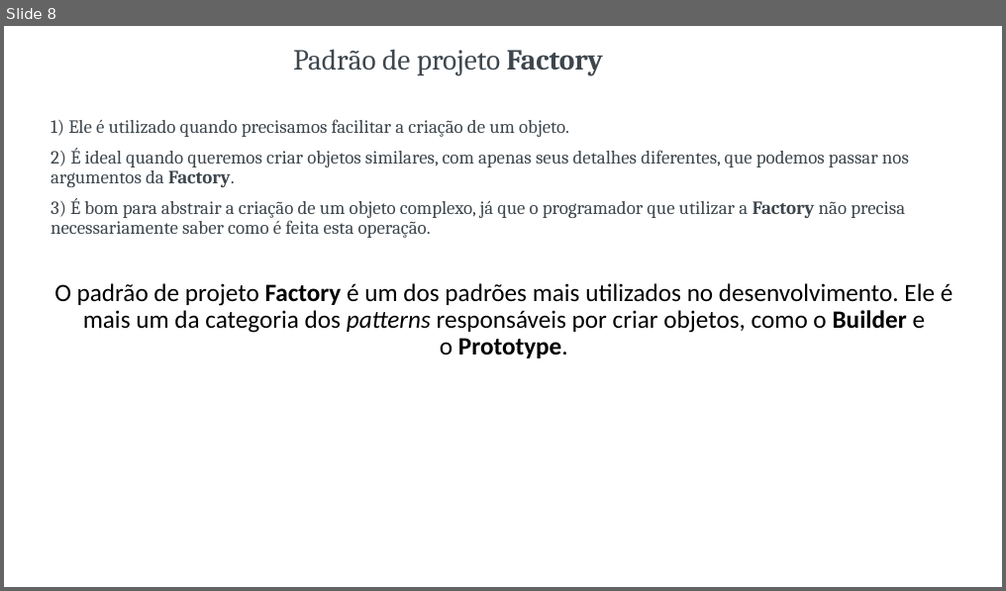
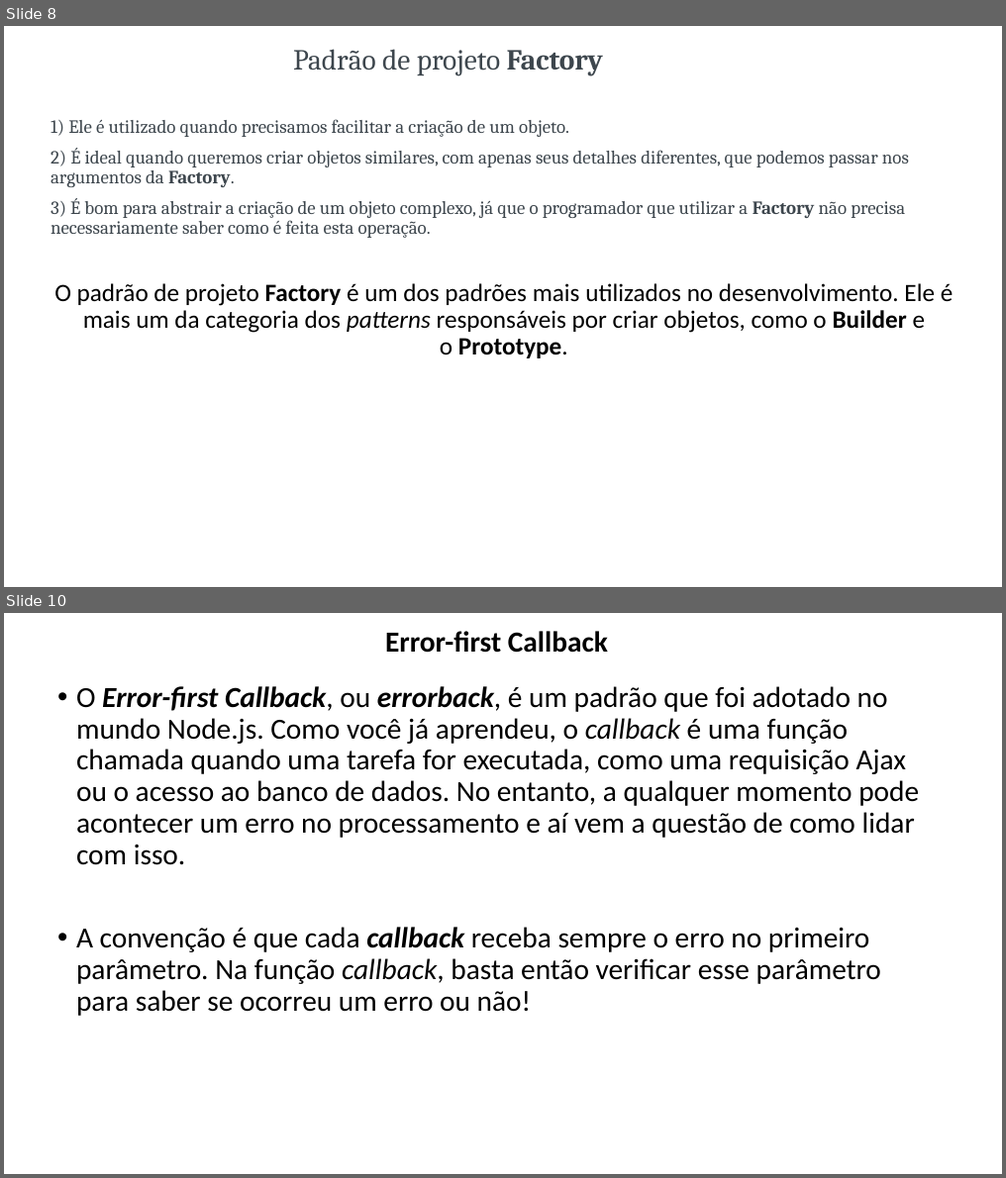
Before and after one commit to lacsousa/js-es6-oo-pp-avanc1, a slide deck: docs/JS Avançado 1-2-3-resumo.pptx. Shown one above the other, each under a label of ours: slide 8 before the commit, slides 8 and 10 after it; the slides between them are not shown. The pictures are 1006x591 and 1006x1178 pixels, drawn with LibreOffice and Linux fonts; fonts in the diff are those of the drawing. Boxes give left, top, right and bottom in pixels: in the first picture for what was removed or moved away, otherwise in the second. Text is boxed around its words. In the diff, an @@ line names an element or a change of style, - is before the commit and + after.

Commit message:
Callbacks

```diff
--- a/docs/JS Avançado 1-2-3-resumo.pptx
+++ b/docs/JS Avançado 1-2-3-resumo.pptx
@@ slide 10 added at <box>4,613,1002,1174</box>, background #FFFFFF @@
@@ title added at <box>385,631,608,653</box>, 28 pt, text #000000, bold @@
+Error-first Callback
@@ text added at <box>76,686,919,1016</box>, 28 pt, text #000000 @@
+• O Error-first Callback, ou errorback, é um padrão que foi adotado no mundo Node.js. Como você já aprendeu, o callback é uma função chamada quando uma tarefa for executada, como uma requisição Ajax ou o acesso ao banco de dados. No entanto, a qualquer momento pode acontecer um erro no processamento e aí vem a questão de como lidar com isso.
+• A convenção é que cada callback receba sempre o erro no primeiro parâmetro. Na função callback, basta então verificar esse parâmetro para saber se ocorreu um erro ou não!
```
Also in this commit, not shown: 1 other slide added, 1 slide removed, 5 other files.
